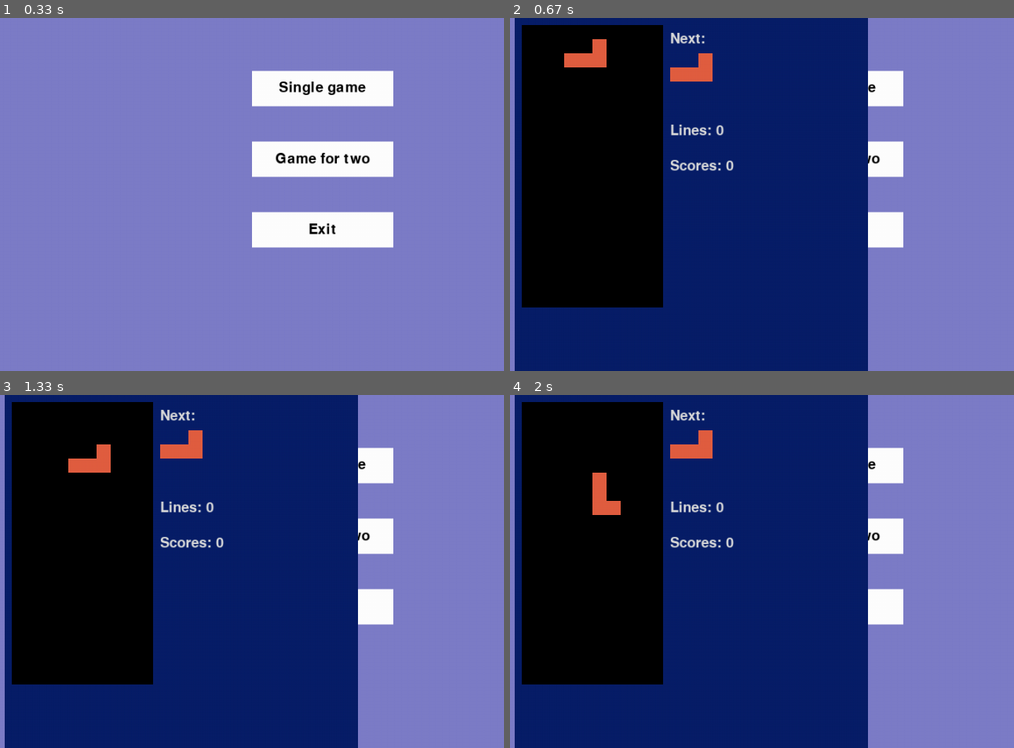
Above: before the commit, frames 1-4 (two rows, left to right).
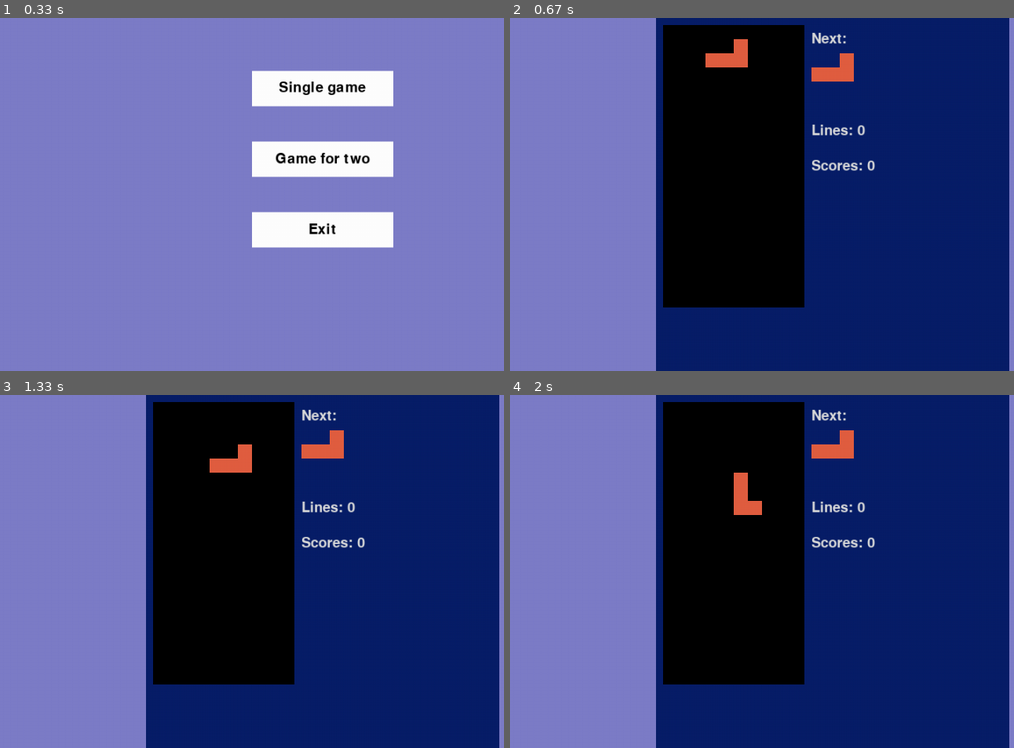
Above: after the commit, the same moments.

Repository: Skvorleksey/tetris_with_pygame
Game: pygame game, started from main.py
Two runs of this game, one before a commit and one after it. Both use one fixed random seed, a clock stepped at 60 frames per second and the inputs below.
Inputs (mouse positions are in pixels of both pictures, inside the frame that each line leads up to):
- Up to frame 1 (0.33 s): no input
- Up to frame 2 (0.67 s): press the mouse at (832, 88) at 0.37 s; move the mouse to (867, 180) at 0.47 s; release the mouse at (903, 272) at 0.6 s
- Up to frame 3 (1.33 s): hold Right 0.67-1.13 s; move the mouse to (105, 518) at 0.7 s; hold Up from 1.17 s (still down)
- Up to frame 4 (2 s): release Up at 1.67 s; hold Right from 1.7 s (still down)

Frame 1 is identical in both runs. In frame 2, 81% of the frame differs, in the area x 0-100%, y 0-100%; in frame 3, 81%; in frame 4, 81%.

Commit message:
Docstrings and type hintings were added

Diff:
--- a/main.py
+++ b/main.py
@@ -1,3 +1,4 @@
+from typing import Union
 import pygame
 import sys
 
@@ -9,7 +10,7 @@
 INNER_COLOR = (0, 0, 0)
 CELL_COLOR = (220, 220, 220)
 
-cell_colors = {
+CELL_COLORS = {
     '1': (241, 144, 102),
     '2': (245, 205, 121),
     '3': (84, 109, 229),
@@ -19,13 +20,13 @@
     '7': (87, 75, 144),
 }
 
-first_player_buttons = {
+FIRST_PLAYER_BUTTONS = {
     'left': pygame.K_LEFT,
     'rotate': pygame.K_UP,
     'right': pygame.K_RIGHT,
     'down': pygame.K_DOWN,
 }
-second_player_buttons = {
+SECOND_PLAYER_BUTTONS = {
     'left': pygame.K_a,
     'rotate': pygame.K_w,
     'right': pygame.K_d,
@@ -34,13 +35,17 @@
 
 
 class Button(pygame.sprite.Sprite):
-    def __init__(self, x, y, width, height, text, color, text_color):
+    """Class for menu buttons"""
+    def __init__(self, x: int, y: int, width: int, height: int, text: str, color: tuple, text_color: tuple) -> None:
+        """Create font, surface with text"""
         super().__init__()
         self.font = pygame.font.Font(None, 30)
         self.text_image = self.font.render(text, True, text_color)
         self.rect, self.image = self.create_image_and_rect(x, y, width, height, color)
 
-    def create_image_and_rect(self, x, y, width, height, color):
+    def create_image_and_rect(self, x: int, y: int,
+                              width: int, height: int, color: tuple) -> tuple[pygame.Rect, pygame.Surface]:
+        """Create tuple with surface and rect objects"""
         image = pygame.surface.Surface((width, height))
         image.fill(color)
         image.blit(
@@ -51,15 +56,21 @@
         rect = image.get_rect(center=(x, y))
         return rect, image
 
-    def is_clicked(self):
+    def is_clicked(self) -> bool:
+        """Check if button is pressed"""
         if self.rect.collidepoint(pygame.mouse.get_pos()) and pygame.mouse.get_pressed()[0]:
             return True
         return False
 
 
 class Game:
-    def __init__(self):
+    """Main class for game"""
+    def __init__(self) -> None:
+        """
+        Initialize screen surface and buttons in main menu.
+        """
         self.screen = pygame.display.set_mode((1000, 500))
+        pygame.display.set_caption('Tetris')
         self.buttons = pygame.sprite.Group()
 
         self.single_game_button = Button(self.screen.get_width() / 2, 100, 200, 50, 'Single game',
@@ -71,18 +82,22 @@
         self.buttons.add((self.single_game_button, self.game_for_two_button, self.exit_button))
         self.main()
 
-    def check_events(self):
+    @staticmethod
+    def check_events() -> None:
+        """Check if exit button is pressed and exit game"""
         for event in pygame.event.get():
             if event.type == pygame.QUIT:
                 sys.exit()
 
-    def update_screen(self):
+    def update_screen(self) -> None:
+        """Fill background and draw buttons"""
         self.screen.fill((125, 125, 200))
         self.buttons.draw(self.screen)
         pygame.display.flip()
 
-    def single_game(self):
-        tetris = Tetris(50, 0, first_player_buttons)
+    def single_game(self) -> None:
+        """Initialize tetris object and run it's methods in main loop"""
+        tetris = Tetris(250, 0, FIRST_PLAYER_BUTTONS)
         group = pygame.sprite.Group((tetris,))
 
         while not tetris.is_game_over():
@@ -95,21 +110,19 @@
             pygame.display.flip()
             tetris.clock.tick(3)
 
-    def game_for_two(self):
-        tetris1 = Tetris(0, 0, second_player_buttons)
-        tetris2 = Tetris(500, 0, first_player_buttons)
+    def game_for_two(self) -> None:
+        """Initialize two tetris objects and run their methods in main loop"""
+        tetris1 = Tetris(0, 0, SECOND_PLAYER_BUTTONS)
+        tetris2 = Tetris(500, 0, FIRST_PLAYER_BUTTONS)
         group = pygame.sprite.Group((tetris1, tetris2))
-        run = True
-
-        while not tetris1.is_game_over() and not tetris2.is_game_over() and run:
+
+        while not tetris1.is_game_over() and not tetris2.is_game_over():
             for event in pygame.event.get():
                 tetris1.control(event)
                 tetris2.control(event)
             if tetris1.logic():
-                run = False
                 break
             if tetris2.logic():
-                run = False
                 break
             tetris1.draw()
             tetris2.draw()
@@ -118,7 +131,8 @@
             pygame.display.flip()
             tetris1.clock.tick(3)
 
-    def main(self):
+    def main(self) -> None:
+        """Run main loop for menu and check if buttons are pressed"""
         while True:
             self.check_events()
             self.update_screen()
@@ -131,7 +145,18 @@
 
 
 class Tetris(pygame.sprite.Sprite):
-    def __init__(self, x, y, buttons):
+    """
+    Tetris object creates new display and variables for each new player.
+    Initialize it's own playground and stack 2d arrays.
+    Create level, scores, lines vars.
+    Check events for every player.
+    """
+    def __init__(self, x: int, y: int, buttons: dict) -> None:
+        """
+        Initialize it's own playground and stack 2d arrays.
+        Create level, scores, lines vars.
+        Check events for every player.
+        """
         super().__init__()
         self.ground_width = 10
         self.ground_height = 20
@@ -145,7 +170,6 @@
         self.game_display = pygame.Surface((self.ground_width * self.cell_size, self.ground_height * self.cell_size))
 
         self.is_game_on = True
-        self.greeting()
         self.ground = [[' '] * self.ground_width for _ in range(self.ground_height)]
         self.lines = 0
         self.scores = 0
@@ -163,22 +187,25 @@
 
         self.draw()
 
-    @staticmethod
-    def greeting():
-        print("Welcome to tetris game!\n")
-
-    def show_next(self, x, y):
+    def show_next(self, x: int, y: int) -> None:
+        """Draw next shape near playground"""
         for row, line in enumerate(self.shape.next_shape):
             for col, cell in enumerate(line):
                 if cell != ' ':
                     pygame.draw.rect(
                         self.image,
-                        cell_colors[cell],
+                        CELL_COLORS[cell],
                         (col * self.cell_size + x, row * self.cell_size + y + 30, self.cell_size, self.cell_size))
 
         self.image.blit(self.next_text, (x, y))
 
-    def draw(self):
+    def draw(self) -> None:
+        """
+        Fill background color.
+        Refresh 2d arrays with new values.
+        Draw updated display.
+        Draw text.
+        """
         # refresh background
         self.image.fill(OUTER_COLOR)
         self.game_display.fill(INNER_COLOR)
@@ -209,14 +236,15 @@
                 if cell != ' ':
                     pygame.draw.rect(
                         self.game_display,
-                        cell_colors[cell],
+                        CELL_COLORS[cell],
                         (col * self.cell_size, row * self.cell_size, self.cell_size, self.cell_size),
                     )
 
         # draw inner display on main window
         self.image.blit(self.game_display, (10, 10))
 
-    def logic(self):
+    def logic(self) -> None:
+        """Make the shape fall. Check collisions and completed lines."""
         # gravity
         self.shape.y += 1
 
@@ -259,33 +287,33 @@
             self.lines_text = self.font.render(f'Lines: {self.lines}', True, CELL_COLOR)
             self.scores_text = self.font.render(f'Scores: {self.scores}', True, CELL_COLOR)
 
-    def is_game_over(self):
+    def is_game_over(self) -> Union[bool, None]:
         for col in range(3, 7):
             if (row := self.get_highest_stack_point(col)) <= 2 and (row != -1):
                 return True
 
-    def is_touch_stack(self):
+    def is_touch_stack(self) -> Union[bool, None]:
+        """Check is shape touches stack"""
         col_range = [i + self.shape.x for i in range(len(self.shape.current_shape[0]))]
         for col in col_range:
             if self.get_highest_stack_point(col) - self.get_lowest_shape_point(col) == 1:
                 return True
 
-    def get_highest_stack_point(self, col):
+    def get_highest_stack_point(self, col: int) -> int:
+        """Return height(index) of first non empty cell in given column of stack"""
         for row, line in enumerate(self.stack[self.shape.y:], self.shape.y):
             if line[col] != ' ':
                 return row
         return -1
 
-    def get_lowest_shape_point(self, col):
+    def get_lowest_shape_point(self, col: int) -> int:
+        """Return height(index) of last non empty cell of shape in given column of stack"""
         for i in range(len(self.shape.current_shape) - 1, -1, -1):
             if self.shape.current_shape[i][col-self.shape.x] != ' ':
                 return i + self.shape.y
 
-    def control(self, event):
-        # for event in pygame.event.get():
-        #     if event.type == pygame.QUIT:
-        #         sys.exit()
-        #     elif event.type == pygame.KEYDOWN:
+    def control(self, event: pygame.event.Event) -> Union[bool, None]:
+        """Check if control button is pressed and change coordinates or stop the game"""
         if event.type == pygame.KEYDOWN:
             if event.key == self.buttons['left'] and self.shape.can_move_left(self.stack):
                 self.shape.x -= 1
@@ -300,22 +328,23 @@
                 self.is_game_on = False
                 return True
 
-    def run(self):
-        while self.is_game_on:
-            if self.control():
-                break
-            self.logic()
-            if self.is_game_over():
-                print('Game over!')
-                self.is_game_on = False
-
-            pygame.display.flip()
-
-            self.draw()
-
-            pygame.display.flip()
-
-            self.clock.tick(3)
+    # def run(self) -> None:
+    #     """Main loop"""
+    #     while self.is_game_on:
+    #         if self.control():
+    #             break
+    #         self.logic()
+    #         if self.is_game_over():
+    #             print('Game over!')
+    #             self.is_game_on = False
+    #
+    #         pygame.display.flip()
+    #
+    #         self.draw()
+    #
+    #         pygame.display.flip()
+    #
+    #         self.clock.tick(3)
 
 
 # Tetris()
--- a/shape.py
+++ b/shape.py
@@ -3,14 +3,21 @@
 
 
 class Shape:
-    def __init__(self):
+    """
+    It has 2d array current shape, next value for shape, full list of shapes, coordinates.
+    """
+    def __init__(self) -> None:
+        """
+        Initialize start values to start the game.
+        """
         self.shapes = shapes.shapes
         self.current_shape = random.choice(shapes.shapes)
         self.next_shape = random.choice(shapes.shapes)
         self.x = 3
         self.y = 0
 
-    def rotate_shape(self):
+    def rotate_shape(self) -> None:
+        """Change the 2d array image"""
         width = len(self.current_shape)
         height = len(self.current_shape[0])
         new_shape = [[' '] * width for _ in range(height)]
@@ -19,13 +26,19 @@
                 new_shape[a][width - 1 - i] = self.current_shape[i][a]
         self.current_shape = new_shape
 
-    def get_new_shape(self):
+    def get_new_shape(self) -> None:
+        """
+        Refresh coordinates.
+        Next shape becomes current shape.
+        Refresh next shape.
+        """
         self.y = 0
         self.x = 3
         self.current_shape = self.next_shape
         self.next_shape = random.choice(shapes.shapes)
 
-    def can_move_right(self, stack):
+    def can_move_right(self, stack: list[list[str]]) -> bool:
+        """Check collisions with stack"""
         for row, line in enumerate(self.current_shape):
             stack_line = stack[row + self.y]
             for i in range(len(line) - 1, -1, -1):
@@ -35,7 +48,8 @@
                     break
         return True
 
-    def can_move_left(self, stack):
+    def can_move_left(self, stack) -> bool:
+        """Check collisions with stack"""
         for row, line in enumerate(self.current_shape):
             stack_line = stack[row + self.y]
             for col, cell in enumerate(line):
